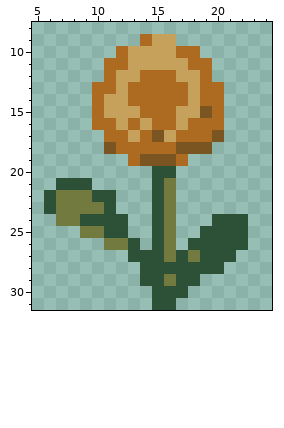
One commit to this pixel-art sprite: Medival_pack/textures/blocks/flower_dandelion.png. The picture above was drawn from the file before the commit.
The file is 32x32 pixels. Shown: x 5..24, y 8..31.
After the commit:
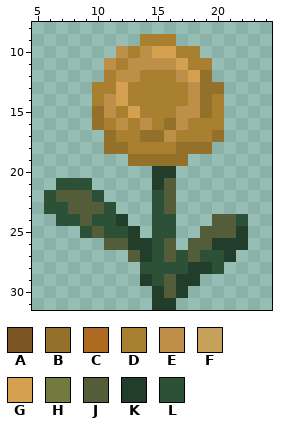
Palette (. is transparent): A #7a5521  B #94712a  C #ad6b21  D #a9802f  E #be8f48  F #c6a15c  G #d5a151  H #737a3f  J #545d3a  K #223d29  L #2d5137
The exact change:
@@ x 5..24 @@
  8 ....................
- 9 .........CFF........
-10 .......CFFFFCC......
-11 ......CCFFFFFCC.....
-12 ......CFFCCCFFC.....
-13 .....CCFCCCCCFCC....
-14 .....CFFCCCCCFCC....
-15 .....CFFFCCCFFAC....
-16 .....CCFCFCCFCCC....
-17 ......CCFCAFCCCA....
-18 ......ACCCCCAAA.....
-19 ........CAAAC.......
-20 ..........LL........
-21 ..LLL.....LH........
-22 .LHHHLL...LH........
-23 .LHHHHL...LH........
-24 ..HHLLLL..LH...LLL..
-25 ....HHLL..LH..LLLL..
-26 ......HHL.LH.LLLLL..
-27 ........LLLHLHLLL...
-28 .........LLLLLLL....
-29 .........LLHLL......
-30 ..........LLL.......
-31 ..........LL........
+ 9 .........DDD........
+10 .......EDEGGDD......
+11 ......EDEEEEGDD.....
+12 ......DEEDDDEGB.....
+13 .....DDGDDDDDEBB....
+14 .....DEGDDDDDEBD....
+15 .....BEDGDDDEEBD....
+16 .....BDEDEDBEDDD....
+17 ......BDDBBEDDDB....
+18 ......BBDDDDBBB.....
+19 ........BBBBB.......
+20 ..........KK........
+21 ..LLL.....KJ........
+22 .LJJJL....LJ........
+23 .LLJJJL...LJ........
+24 ..LLJLLK..LL...JJL..
+25 ....LJLLK.LL..JJJK..
+26 ......JJKKLJ.JJKKK..
+27 ........JKLJLJLLK...
+28 .........LLLLKKL....
+29 .........KLJKK......
+30 ..........KJK.......
+31 ..........KK........
Where, in picture pixels (left, top, right, bottom), the same in both pictures:
changed: (56, 34, 248, 310)
